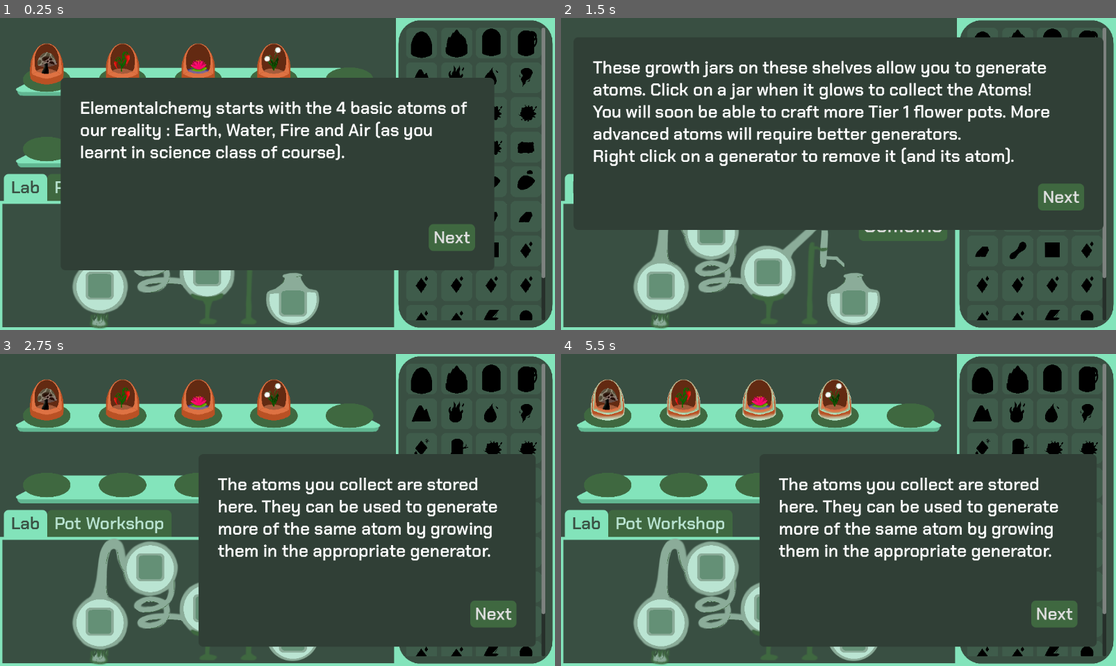
Above: before the commit, frames 1-4 (two rows, left to right).
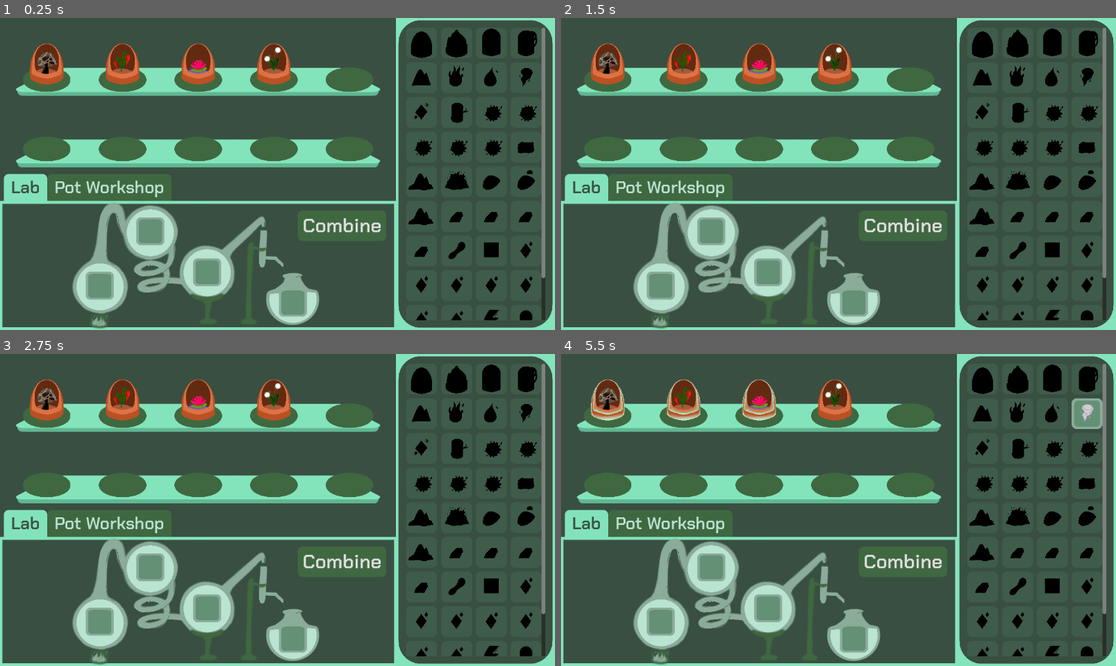
Above: after the commit, the same moments.

Repository: Girlies-stdio/elementalchemy
Game: Godot game, scene res://Scenes/main.tscn
Two runs of this game, one before a commit and one after it. Both use one fixed random seed, a clock stepped at 60 frames per second and the inputs below. This scene is started directly instead of the project's main scene.
Inputs (mouse positions are in pixels of both pictures, inside the frame that each line leads up to):
- Up to frame 1 (0.25 s): no input
- Up to frame 2 (1.5 s): click "Combine" at 0.5 s; click (1010, 236) at 1.25 s, where only the run before the commit has a clickable "Next"
- Up to frame 3 (2.75 s): click (499, 531) at 2 s, where only the run before the commit has a clickable "Next"
- Up to frame 4 (5.5 s): click (605, 397) at 2.75 s; click (683, 397) at 3.5 s; click (760, 397) at 4.25 s; click (832, 397) at 5 s

The runs differ from the first frame. In frame 1, 26% of the frame differs, in the area x 10-90%, y 19-81%; in frame 2, 33%, in the area x 2-98%, y 6-68%; in frame 3, 20%; in frame 4, 21%.

Commit message:
popup for one away notif

Diff:
--- a/Inventory/inventory.gd
+++ b/Inventory/inventory.gd
@@ -21,7 +21,9 @@
 func insert(item: Item, n: int = 1) -> void:
 	var slot = slots[item]
 	slot.amount += n
-	slot.unlocked = true
+	if slot.unlocked == false:
+		slot.unlocked = true
+		handle_recipe_discovery(item)
 	updated.emit()
 
 func remove(item: Item, n: int = 1) -> bool:
@@ -53,3 +55,6 @@
 func devCheat() -> void:
 	for key in slots.keys():
 		insert(key)
+
+func handle_recipe_discovery(item : Item):
+	print("yaaay, you unlocked "+ item.name)
--- /dev/null
+++ b/Scenes/NotificationPopUp.tscn
@@ -0,0 +1,38 @@
+[gd_scene load_steps=2 format=3 uid="uid://di1ry0hal8m3v"]
+
+[ext_resource type="Script" uid="uid://dryp7q21muii6" path="res://Scenes/notification_pop_up.gd" id="1_p6ipo"]
+
+[node name="NotificationPopUp" type="Control"]
+layout_mode = 3
+anchors_preset = 15
+anchor_right = 1.0
+anchor_bottom = 1.0
+grow_horizontal = 2
+grow_vertical = 2
+script = ExtResource("1_p6ipo")
+
+[node name="PopupPanel" type="PopupPanel" parent="."]
+initial_position = 2
+size = Vector2i(600, 54)
+min_size = Vector2i(600, 54)
+
+[node name="Label" type="Label" parent="PopupPanel"]
+anchors_preset = 15
+anchor_right = 1.0
+anchor_bottom = 1.0
+offset_left = 4.0
+offset_top = 4.0
+offset_right = -4.0
+offset_bottom = -4.0
+grow_horizontal = 2
+grow_vertical = 2
+size_flags_vertical = 1
+text = "One away from a new recipe..."
+horizontal_alignment = 1
+vertical_alignment = 1
+max_lines_visible = 1
+
+[node name="Timer" type="Timer" parent="PopupPanel"]
+wait_time = 0.7
+
+[connection signal="timeout" from="PopupPanel/Timer" to="." method="_on_timer_timeout"]
--- a/Scenes/garden_gui.tscn
+++ b/Scenes/garden_gui.tscn
@@ -1,6 +1,4 @@
-[gd_scene load_steps=2 format=3 uid="uid://dpm4xc7fv5kp7"]
-
-[ext_resource type="Script" path="res://Scripts/garden_grid.gd" id="1_ynvo8"]
+[gd_scene format=3 uid="uid://dpm4xc7fv5kp7"]
 
 [node name="Garden" type="Control"]
 layout_mode = 3
@@ -32,4 +30,3 @@
 grow_horizontal = 2
 grow_vertical = 2
 columns = 9
-script = ExtResource("1_ynvo8")
--- a/Scenes/main.tscn
+++ b/Scenes/main.tscn
@@ -14,6 +14,7 @@
 [ext_resource type="Texture2D" uid="uid://dwnq3i8spx4bf" path="res://Assets/Pots/tier2.png" id="10_jkdf5"]
 [ext_resource type="Texture2D" uid="uid://ed4sc5to8m8h" path="res://Assets/Pots/tier3.png" id="11_wsu2k"]
 [ext_resource type="Texture2D" uid="uid://cxa7h4dy8jl8w" path="res://Assets/Pots/tier4.png" id="12_k12tt"]
+[ext_resource type="PackedScene" uid="uid://di1ry0hal8m3v" path="res://Scenes/NotificationPopUp.tscn" id="14_3pmx8"]
 [ext_resource type="Script" path="res://Scenes/tutorial.gd" id="14_ee4r6"]
 [ext_resource type="AudioStream" uid="uid://d0mahrij0kw5m" path="res://Assets/Sons/plant.wav" id="14_h1bgf"]
 [ext_resource type="AudioStream" uid="uid://etsd3nuo41by" path="res://Assets/Sons/ambient.mp3" id="14_pdsj5"]
@@ -143,6 +144,16 @@
 script = ExtResource("2_bo1nx")
 metadata/_tab_index = 0
 
+[node name="NotificationPopUp" parent="HBoxContainer/VBoxContainer/Workbench/WorkbenchTabs/Lab" instance=ExtResource("14_3pmx8")]
+layout_mode = 2
+anchors_preset = 0
+anchor_right = 0.0
+anchor_bottom = 0.0
+offset_left = 1152.0
+offset_top = -380.0
+offset_right = 1152.0
+offset_bottom = 268.0
+
 [node name="MarginContainer" type="MarginContainer" parent="HBoxContainer/VBoxContainer/Workbench/WorkbenchTabs/Lab"]
 layout_mode = 1
 anchors_preset = 15
@@ -327,6 +338,7 @@
 size_flags_stretch_ratio = 0.4
 
 [node name="Tutorial" type="Control" parent="."]
+visible = false
 layout_mode = 1
 anchors_preset = 15
 anchor_right = 1.0
--- /dev/null
+++ b/Scenes/notification_pop_up.gd
@@ -0,0 +1,4 @@
+extends Control
+
+func _on_timer_timeout():
+	$PopupPanel.hide()
--- a/Scripts/lab.gd
+++ b/Scripts/lab.gd
@@ -93,6 +93,9 @@
 		return null
 	elif result == "one away":
 		print("one away")
+		$NotificationPopUp.get_child(0).show()
+		$NotificationPopUp.get_child(0).get_child(-1).start()
+
 		#TODO: UI
 		return null
 	else:
Not shown: 1 places in Scenes/Intro.tscn that only renumber resources
Not shown: 1 places in Scenes/global.tscn that only renumber resources
Not shown: 1 places in Scenes/main.tscn that only renumber resources
Not shown, added: Scenes/notification_pop_up.gd.uid
Not shown, changed: .gitignore
